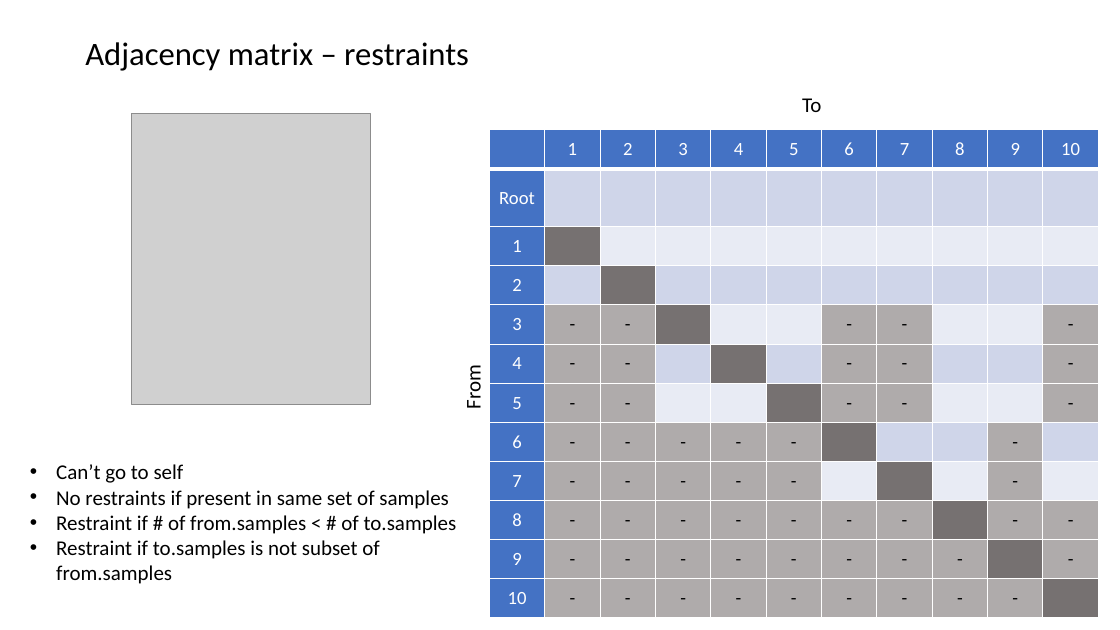
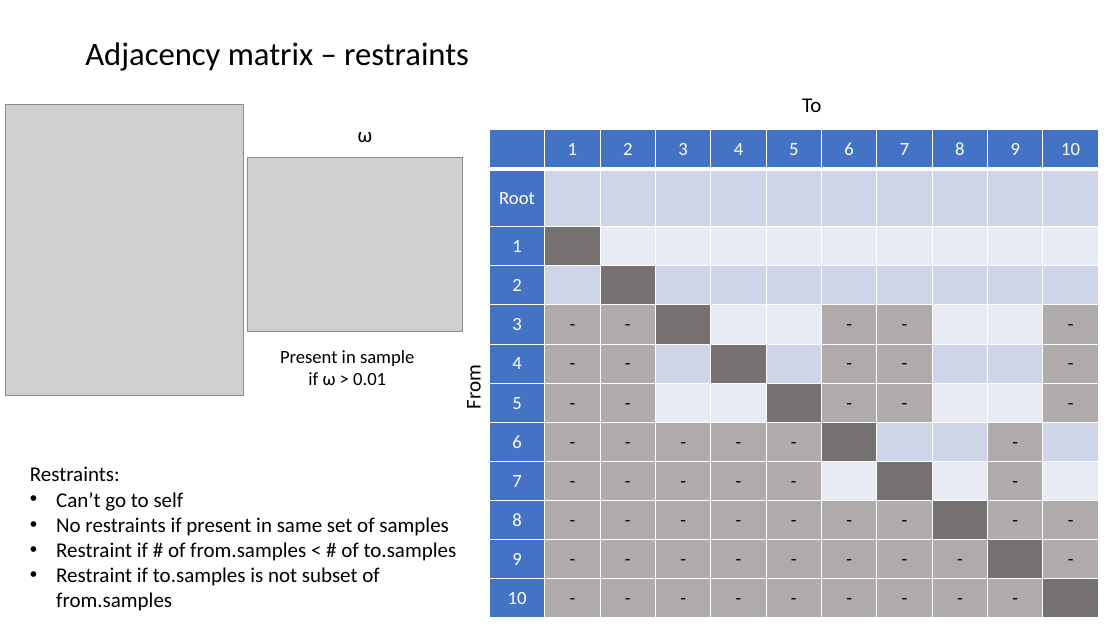
Before and after one commit to KarchinLab/pictograph, a slide deck: slide 3 of v6/figs/test-data-1.pptx. Drawn at 1120x630 pixels with LibreOffice and Linux fonts; fonts in the diff are those of the drawing; grey boxes stand for pictures. Boxes give left, top, right and bottom in pixels: in the first picture for what was removed or moved away, otherwise in the second. Text is boxed around its words. In the diff, an @@ line names an element or a change of style, - is before the commit and + after.

```diff
--- a/v6/figs/test-data-1.pptx
+++ b/v6/figs/test-data-1.pptx
@@ picture: place and size @@
-picture at [132, 113, 371, 405]
+picture at [5, 104, 244, 396]
@@ text added at [358, 132, 373, 142], 18 pt, text #000000 @@
+ω
@@ picture added at [248, 157, 463, 331] @@
@@ text added at [280, 350, 414, 385], 16 pt, text #000000 @@
+Present in sample if ω > 0.01
@@ text at [30, 466, 120, 481]: paragraph added @@
+Restraints:
```
Also in this commit, not shown: 1 other slide changed, 3 slides added, 3 other files.
